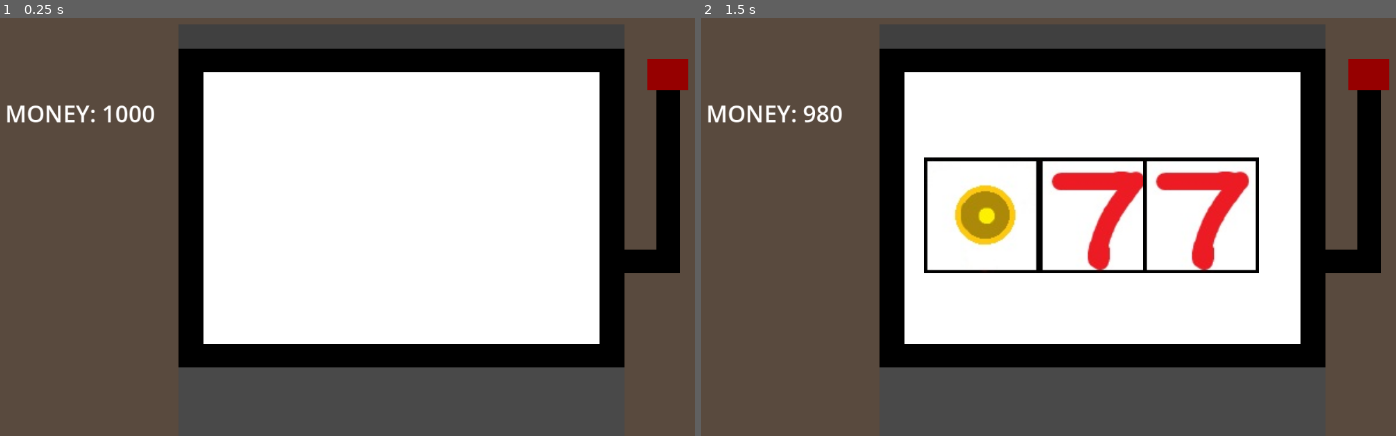
Above: before the commit, frames 1-2 (left to right).
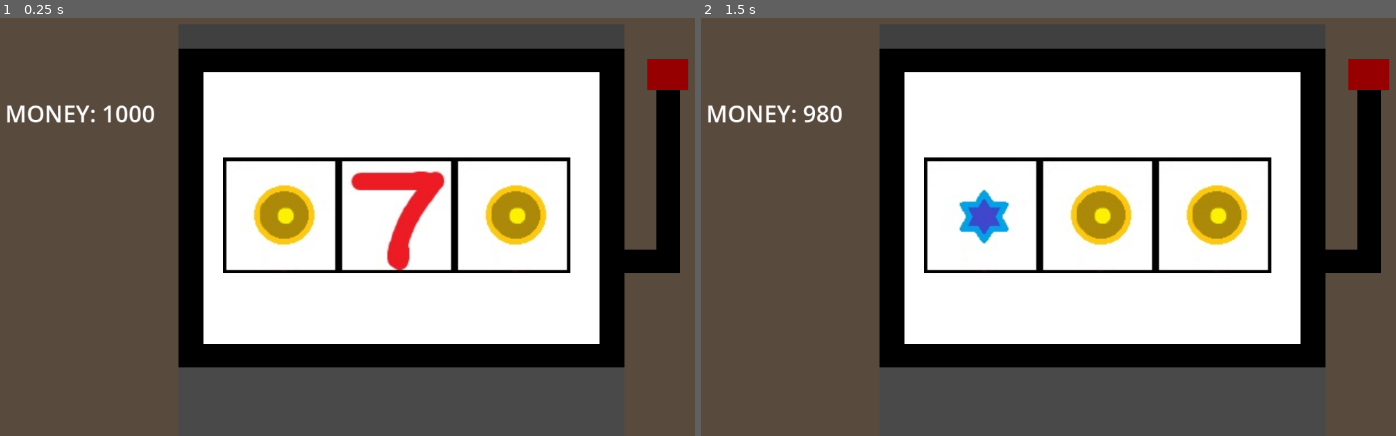
Above: after the commit, the same moments.

Repository: NZivulovic/SlotMachine-Game
Game: Godot game, scene res://Scenes/main.tscn
The game is run twice, just before and just after one commit, with the same random seed, the same clock (stepped at 60 frames per second) and the same inputs.
Inputs (mouse positions are in pixels of both pictures, inside the frame that each line leads up to):
- Up to frame 1 (0.25 s): no input
- Up to frame 2 (1.5 s): tap Enter at 0.5 s; move the mouse to (1368, 168) at 0.52 s; click (1368, 168) at 0.67 s; tap Space at 1.25 s; move the mouse to (923, 235) at 1.27 s; click (923, 235) at 1.42 s

The runs differ from the first frame. In frame 1, 5.4% of the frame differs, in the area x 32-83%, y 33-62%; in frame 2, 5.6%, in the area x 36-83%, y 33-62%.

Commit message:
Reward System Unfinished

Diff:
--- a/Scenes/image_gen.tscn
+++ b/Scenes/image_gen.tscn
@@ -17,3 +17,19 @@
 offset_right = 100.0
 offset_bottom = 100.0
 scale = Vector2(2, 2)
+
+[node name="TextureRect1" type="TextureRect" parent="."]
+z_index = 1
+layout_mode = 0
+offset_left = 200.0
+offset_right = 300.0
+offset_bottom = 100.0
+scale = Vector2(2, 2)
+
+[node name="TextureRect2" type="TextureRect" parent="."]
+z_index = 1
+layout_mode = 0
+offset_left = 400.0
+offset_right = 500.0
+offset_bottom = 100.0
+scale = Vector2(2, 2)
--- a/Scenes/main.tscn
+++ b/Scenes/main.tscn
@@ -113,24 +113,11 @@
 color = Color(0.28485027, 0.28485027, 0.28485027, 1)
 
 [node name="Image Gen" parent="." instance=ExtResource("2_bo1nx")]
+unique_name_in_owner = true
 z_index = 1
 offset_left = -279.0
 offset_top = -93.0
 offset_right = -279.0
 offset_bottom = -93.0
 
-[node name="Image Gen2" parent="." instance=ExtResource("2_bo1nx")]
-z_index = 1
-offset_left = -80.0
-offset_top = -93.0
-offset_right = -80.0
-offset_bottom = -93.0
-
-[node name="Image Gen3" parent="." instance=ExtResource("2_bo1nx")]
-z_index = 1
-offset_left = 100.0
-offset_top = -93.0
-offset_right = 100.0
-offset_bottom = -93.0
-
 [connection signal="input_event" from="HandleBar" to="." method="_on_handle_bar_input_event"]
--- a/Scripts/Global.gd
+++ b/Scripts/Global.gd
@@ -3,4 +3,13 @@
 
 var start_money = 1000
 var cost_money = 20
-var current_money
+var current_money = 0
+
+var seven_chance = 0.025
+var seven_reward_money = 100
+
+var star_chance = 0.20
+var star_reward_money = 40
+
+var sun_chance = 0.4
+var sun_reward_money = 100
--- a/Scripts/image_gen.gd
+++ b/Scripts/image_gen.gd
@@ -5,34 +5,51 @@
 const sun = preload("res://Assets/Sun.jpg")
 
 var textures = [seven, star, sun]
-var random_texture = textures[randi() % textures.size()]
+
+var rng = RandomNumberGenerator.new()
+var roll_chances = PackedFloat32Array([Global.seven_chance, Global.star_chance, Global.sun_chance])
 
 @onready var sprite_display: TextureRect = $TextureRect
-
-@onready var main_scene = load("res://Scenes/main.tscn")
+@onready var sprite_display1: TextureRect = $TextureRect1
+@onready var sprite_display2: TextureRect = $TextureRect2
 
 @onready var clickable_area: Area2D = %HandleBar
 
-# Called when the node enters the scene tree for the first time.
+
+
 func _ready():
+	_randomize_texture()
 	clickable_area.input_event.connect(_on_clickable_area_input_event)
 	randomize()
 
 
 
 func _randomize_texture():
-	var chosen_texture = textures[randi() % textures.size()]
+
+	var chosen_texture = textures[rng.rand_weighted(roll_chances)]
+	var chosen_texture1 = textures[rng.rand_weighted(roll_chances)]
+	var chosen_texture2 = textures[rng.rand_weighted(roll_chances)]
 
 	if sprite_display:
 		sprite_display.texture = chosen_texture
+	if sprite_display1:
+		sprite_display1.texture = chosen_texture1
+	if sprite_display2:
+		sprite_display2.texture = chosen_texture2
+
 
 
 func _on_clickable_area_input_event(_viewport: Viewport, event: InputEvent, _shape_idx: int):
 	if event is InputEventMouseButton:
 		if event.button_index == MOUSE_BUTTON_LEFT and event.pressed:
 			_randomize_texture()
+			check_for_reward()
+
+func check_for_reward():
+	if sprite_display.texture == sun and sprite_display1.texture == sun and sprite_display2.texture == sun:
+		Global.current_money += Global.sun_reward_money
+		print('sun')
 
 
-# Called every frame. 'delta' is the elapsed time since the previous frame.
-func _process(delta):
+func _process(_delta):
 	pass
--- a/project.godot
+++ b/project.godot
@@ -10,7 +10,7 @@
 
 [application]
 
-config/name="GodotProjekt1"
+config/name="Slot Machine"
 run/main_scene="uid://cd7vqxtxd3yw0"
 config/features=PackedStringArray("4.5", "Forward Plus")
 config/icon="res://icon.svg"
